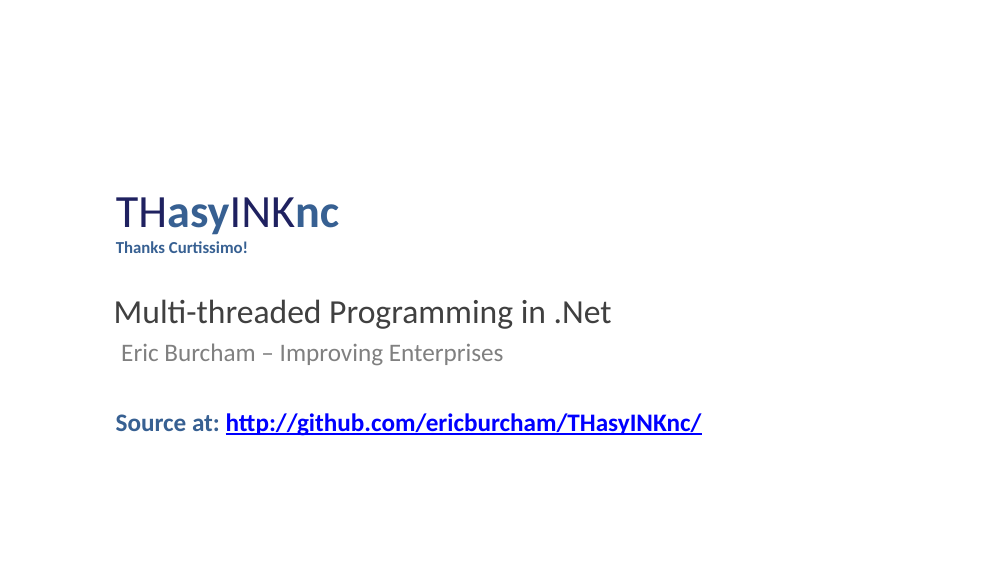
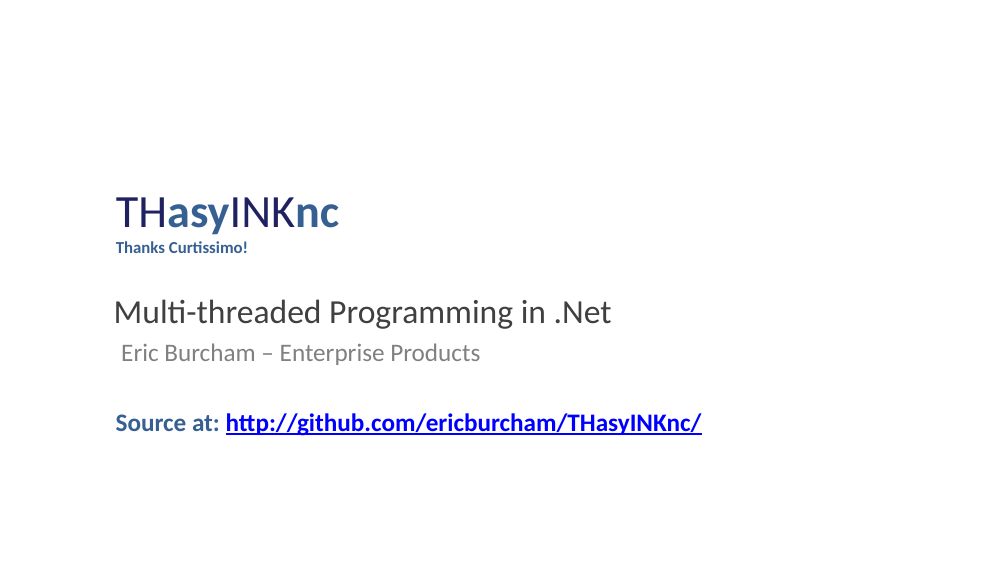
Before and after one commit to ericburcham/THasyINKnc, a slide deck: slide 1 of Presentation/THasINKync - 16x9.pptx. Drawn at 1008x567 pixels with LibreOffice and Linux fonts; fonts in the diff are those of the drawing. Boxes give left, top, right and bottom in pixels: in the first picture for what was removed or moved away, otherwise in the second. Text is boxed around its words. In the diff, an @@ line names an element or a change of style, - is before the commit and + after.

```diff
--- a/Presentation/THasINKync - 16x9.pptx
+++ b/Presentation/THasINKync - 16x9.pptx
@@ text at (121,343,480,365): text changed @@
-Eric Burcham – Improving Enterprises
+Eric Burcham – Enterprise Products
```
Also in this commit, not shown: 1 other file.
